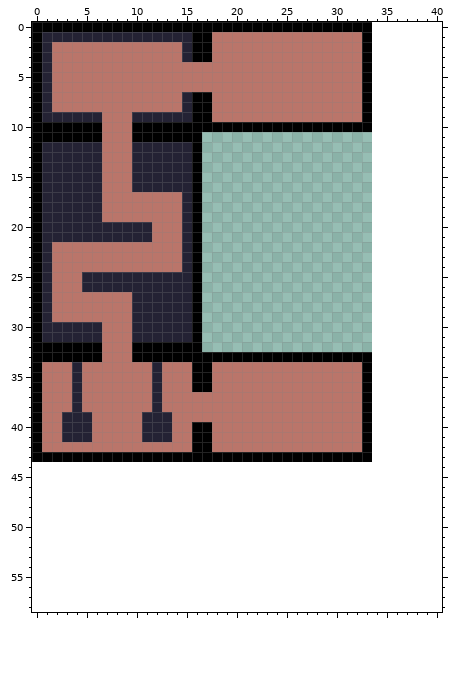
Two states of a sprite sheet, Assets/_Assets/Overworld/Terrain/SpriteMaps/Cave1 - floor0.png. This is how it looked before the edit.
The file is 34x44 pixels. Shown: x 0..40, y 0..58. The old version is drawn lined up with the new one, on the new canvas.
New version:
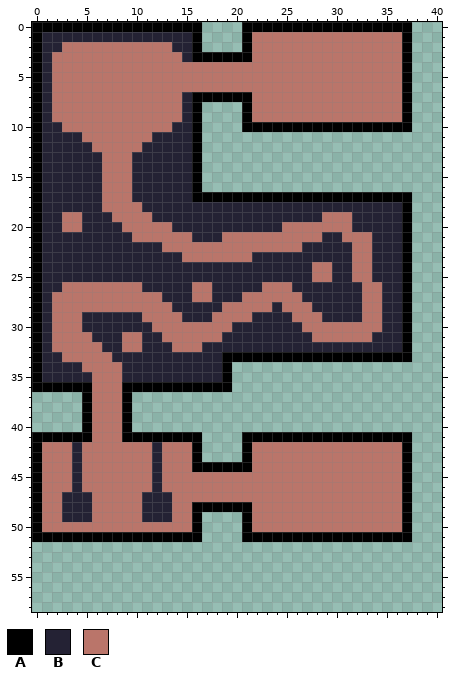
Palette (. is transparent): A #000000  B #242234  C #ba756a
Commit: Spaced out cave terrain
The edit:
canvas 34x44 -> 272x110
Changed rows in their new state; - is an unchanged pixel.
first column x 1:
 0 ----------------....-------------AAAA
 1 ----------------....A-----------CCCCA
 2 -B-----------B--....A-----------CCCCA
 3 -----------------AAAA-----------CCCCA
 4 --------------------------------CCCCA
 5 --------------------------------CCCCA
 6 --------------------------------CCCCA
 7 -----------------AAAA-----------CCCCA
 8 ----------------....A-----------CCCCA
 9 -CCCCC---CCCCC--....A-----------CCCCA
10 BBCCCC---CCCCBB-....-------------AAAA
11 BBBBCC---CCBBBB----------------------
12 -----C---C---------------------------
first column x 0:
17 ----------BBBBB--AAAAAAAAAAAAAAAAAAAAA
18 -----------BBBB-BBBBBBBBBBBBBBBBBBBBBA
19 ---CC--B----BBB-BBBBBBBBBBBBBCCCBBBBBA
20 ---CC----CCC--B-BBBBBBBBBCCCCCCCBBBBBA
21 ----------CC---CBBBCCCCCCCCCCBBCCCBBBA
22 --BBBBBBBBBBB--CCCCCCCCCCCCBBBBBCCBBBA
23 --BBBBBBBBBBBBBCCCCCCCBBBBBBBBBBCCBBBA
24 --BBBBBBBBBBBBB-BBBBBBBBBBBBCCBBCCBBBA
25 --BBB-----------BBBBBBBBBBBBCCBBCCBBBA
26 --B--CCCCCC-----CCBBBBBCCCBBBBBBBCCBBA
27 ----------CCC---CCBBBCCCCCCBBBBBBCCBBA
28 ----------CCCC--BBBCCCCCBCCCBBBBBCCBBA
29 -----BBBBB-CCCC-BBCCCCBBBBCCCBBBBCCBBA
30 --CCC--BBB--CCCCCCCCBBBBBBBCCCCCCCCBBA
31 --CCCC-BB-C--CCCCCCBBBBBBBBBCCCCCCBBBA
32 -BCCCCCBB-CBBBCCCBBBBBBBBBBBBBBBBBBBBA
33 -BBCCCC-BBBBBBBBBBB---------------AAAA
34 -BBB-----BBB-BBBBBBA..............----
35 -BBB-B---BBB-BBBBBBA..............----
36 -AAAAA---AAAAAAA--AA..............----
37 .....A---A........................----
38 .....A---A........................----
39 .....A---A........................----
40 .....A---A........................----
41 -AAAAA---AAAAAAA-....AAAAAAAAAAAA-AAAA
42 ----B-------B----....A-----------CCCCA
43 -CCCBCCCCCCCBCCC-....-CCCCCCCCCCCCCCCA
44 ACCCBCCCCCCCBCCCAAAAAACCCCCCCCCCCCCCCA
45 ACCCBCCCCCCCBCCCCCCCCCCCCCCCCCCCCCCCCA
46 ACCCBCCCCCCCBCCCCCCCCCCCCCCCCCCCCCCCCA
47 ACCBBBCCCCCBBBCCCCCCCCCCCCCCCCCCCCCCCA
48 ACCBBBCCCCCBBBCCAAAAAACCCCCCCCCCCCCCCA
49 ACCBBBCCCCCBBBCCA----ACCCCCCCCCCCCCCCA
50 ACCCCCCCCCCCCCCCA----ACCCCCCCCCCCCCCCA
51 AAAAAAAAAAAAAAAAA----AAAAAAAAAAAAAAAAA
Pixel boxes of the changes (left, top, right, bottom) in both pictures:
changed: (32, 22, 412, 542)
